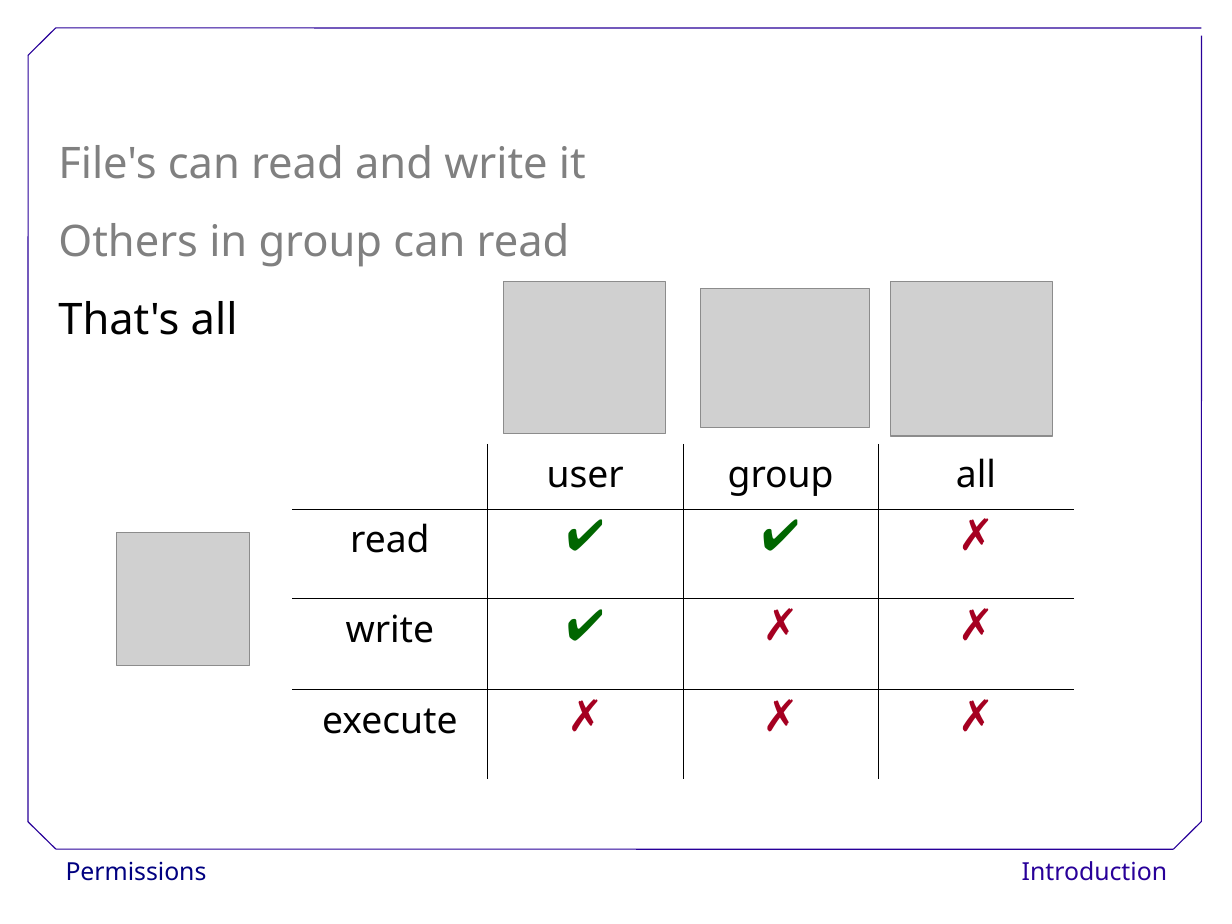
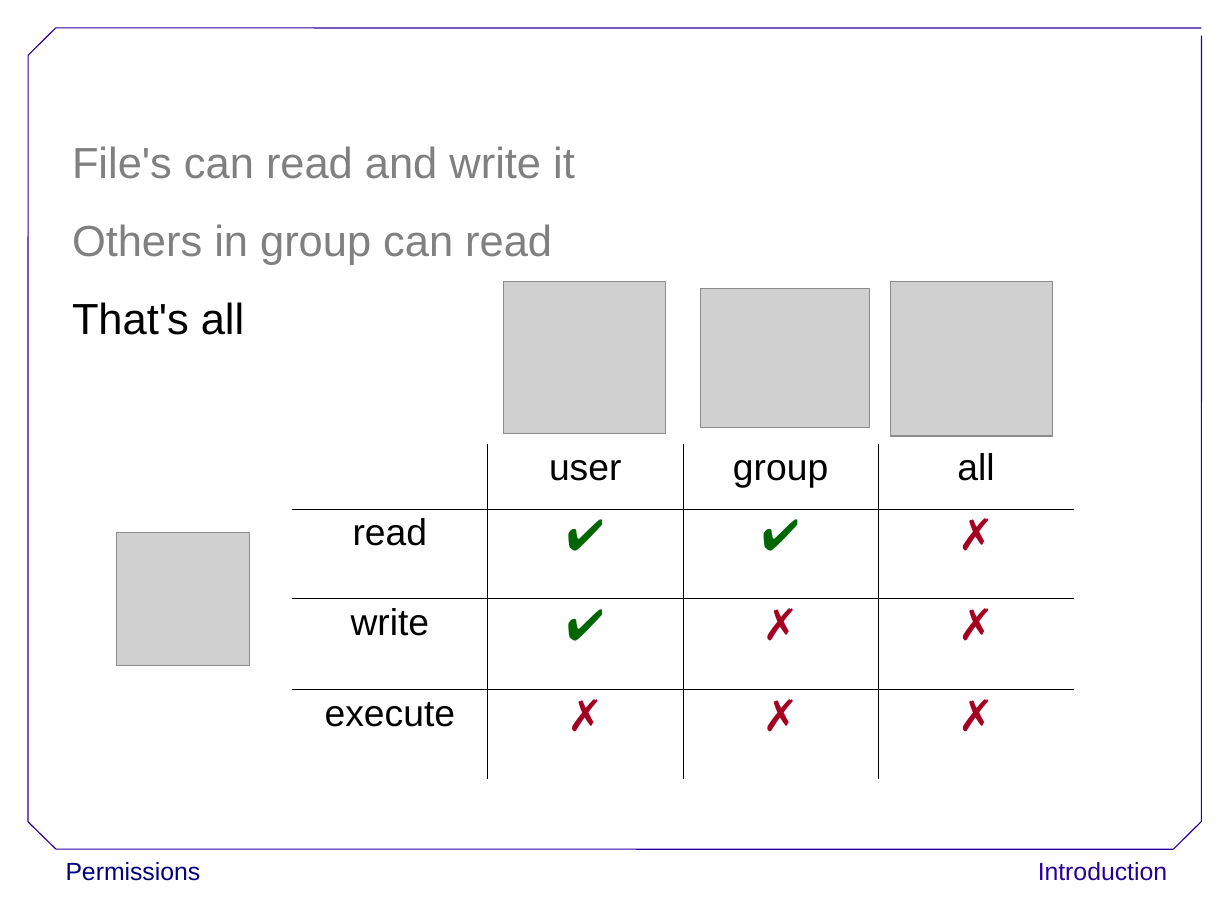
Before and after one commit to ncasuk/ncas-isc, a slide deck: slide 29 of shell/presentations/3_perm.ppt. Drawn at 1232x924 pixels with LibreOffice and Linux fonts; fonts in the diff are those of the drawing; grey boxes stand for pictures; background and template pictures are left out. Boxes give left, top, right and bottom in pixels: in the first picture for what was removed or moved away, otherwise in the second. Text is boxed around its words. In the diff, an @@ line names an element or a change of style, - is before the commit and + after.

Commit message:
Standardised fonts across shell presentations to Arial, moved bubbles to correct position and updated shell excercises to accomodate new names of pain files

```diff
--- a/shell/presentations/3_perm.ppt
+++ b/shell/presentations/3_perm.ppt
@@ text "File's can read and write ...": place and size @@
-text "File's can read and write ..." at box(58, 145, 586, 335)
+text "File's can read and write ..." at box(72, 146, 575, 335)
@@ table at box(292, 444, 1074, 779) @@
@@ font Noto Sans to Arial in "user", "group", "all", "read" and 2 more places @@
@@ font Noto Sans to Arial in 3 elements at box(72, 146, 575, 335), box(66, 862, 201, 881), box(1038, 862, 1167, 881) @@
```
Also in this commit, not shown: 96 other slides changed, 9 other files.
